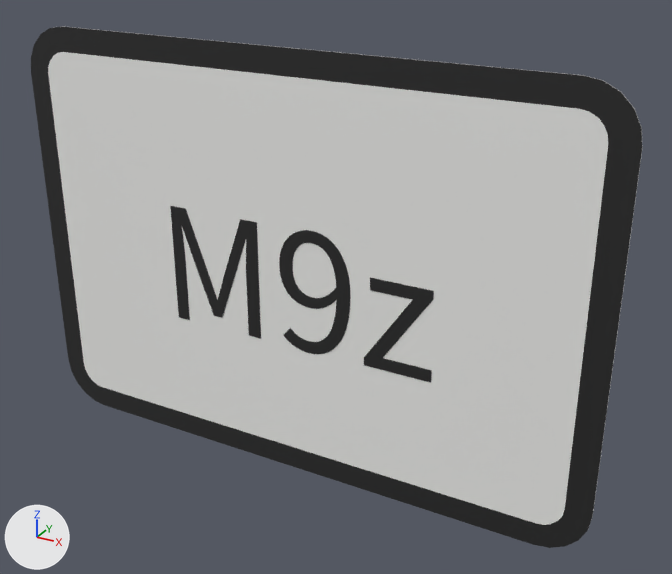
One commit to the glTF model panneaux/11_M_panonceaux/M9z.glb: the scene before it, then after it.
One viewpoint serves both versions: a camera (50 mm lens) standing at (0.352, -0.568, 0.284) and looking at (0.033, 0.013, -0.007). Arrows for +X, +Y and +Z are at lower left; the lights stay in place. The picture after the commit comes second. Where no turn or scale is listed for an object, it has been applied to the vertices. Vertices at exactly the same position are counted once.

The first picture shows 'M9z_cadre00', 'M9z_fond01', 'M9z_txt02' and 1 more.
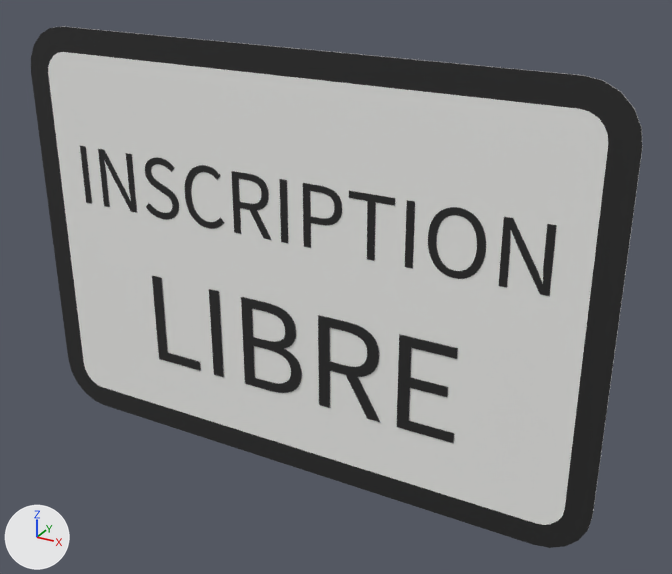
What the commit changed:
me_t_1636 is used by ob_m9z_txt02; location (0.0, -0.0023, 0.0).
me_t_1636 had 442 vertices, 876 faces and spanned x -0.112..0.122, y 0.0, z -0.061..0.042.
me_t_1636 now has 1106 vertices, 2180 faces and spans x -0.203..0.203, y 0.0, z -0.031..0.021.
me_t_1636 part 1: a new loose piece, a box spanning x 0.09734..0.10362, y -0.0002..0.0002, z -0.02974..0.02026, in mat_noir_pictogramme (black #272727).
me_t_1636 part 2: a new loose piece, a box spanning x -0.00668..-0.00041, y -0.0002..0.0002, z -0.02974..0.02026, in mat_noir_pictogramme (black #272727).
me_t_1636 part 3: a new loose piece, a box spanning x -0.20348..-0.1972, y -0.0002..0.0002, z -0.02974..0.02026, in mat_noir_pictogramme (black #272727).
me_t_1636 part 4: the loose piece of 290 vertices spanning x -0.009..0.053, y 0.0, z -0.061..0.042 is rebuilt with 112 vertices and now spans x 0.013..0.046, y 0.0, z -0.03..0.02.
me_t_1636 part 5: a new loose piece of 296 vertices spanning x -0.138..-0.103, y 0.0, z -0.031..0.021, in mat_noir_pictogramme (black #272727).
me_t_1636 part 6: a new loose piece of 192 vertices spanning x 0.114..0.157, y 0.0, z -0.031..0.021, in mat_noir_pictogramme (black #272727).
me_t_1636 part 7: a new loose piece of 118 vertices spanning x -0.05..-0.015, y 0.0, z -0.03..0.02, in mat_noir_pictogramme (black #272727).
me_t_1636 part 8: a new loose piece of 76 vertices spanning x 0.168..0.203, y 0.0, z -0.03..0.02, in mat_noir_pictogramme (black #272727).
me_t_1636 part 9: a new loose piece of 76 vertices spanning x -0.183..-0.148, y 0.0, z -0.03..0.02, in mat_noir_pictogramme (black #272727).
me_t_1636 part 10: a new loose piece of 16 vertices spanning x 0.052..0.088, y 0.0, z -0.03..0.02, in mat_noir_pictogramme (black #272727).
me_t_1636 part 11: 2 vertices moved within x -0.066, y 0.0, z -0.022; 124 vertices removed from x -0.112..-0.029, y 0.0, z -0.059..0.041; 188 vertices added at x -0.096..-0.059, y 0.0, z -0.031..0.021.
me_t_1636 part 12: 20 vertices removed from x 0.066..0.122, y 0.0, z -0.059..0.015.
Mesh me_t_3401 is new.
It has 374 vertices, 740 faces and spans x -0.137..0.142, y 0.0, z -0.048..0.032.
It uses material mat_noir_pictogramme (black #272727).
Object 'M9z_txt02' (ob_m9z_txt02) moves from (0.0, -0.0023, 0.0) to (0.0, -0.0023, 0.0583).
Object 'M9z_txt03' (ob_m9z_txt03) is new; it shows me_t_3401.
Its location is (0.0, -0.0027, -0.0583).

Where the change shows, as pixel boxes [x1, y1, x2, y2] in the pictures (672 x 574 px; the box of a moved part takes in the faces that stretch with it):
'M9z_txt02', reshaped, moved (80% wider, 15% shorter)
    before: [170, 206, 434, 383]
    after: [80, 146, 557, 296]
'M9z_txt03', added (black)
    after: [152, 276, 458, 443]
part 1 of me_t_1636, added (black)
    after: [405, 200, 415, 269]
part 2 of me_t_1636, added (black)
    after: [280, 179, 288, 243]
part 3 of me_t_1636, added
    after: [80, 146, 92, 204]
part 4 of me_t_1636, rebuilt (44% narrower, 47% shorter)
    before: [279, 230, 350, 354]
    after: [303, 183, 342, 248]
part 5 of me_t_1636, added (black)
    after: [145, 158, 179, 219]
part 6 of me_t_1636, added (black)
    after: [428, 207, 486, 279]
part 7 of me_t_1636, added (black)
    after: [231, 171, 272, 240]
part 8 of me_t_1636, added (black)
    after: [499, 217, 557, 296]
part 9 of me_t_1636, added (black)
    after: [98, 149, 137, 213]
part 10 of me_t_1636, added (black)
    after: [349, 191, 395, 261]
part 11 of me_t_1636, moved or reshaped
    before: [170, 206, 261, 338]
    after: [185, 165, 224, 229]
part 12 of me_t_1636, deleted (black)
    before: [364, 278, 434, 383]
